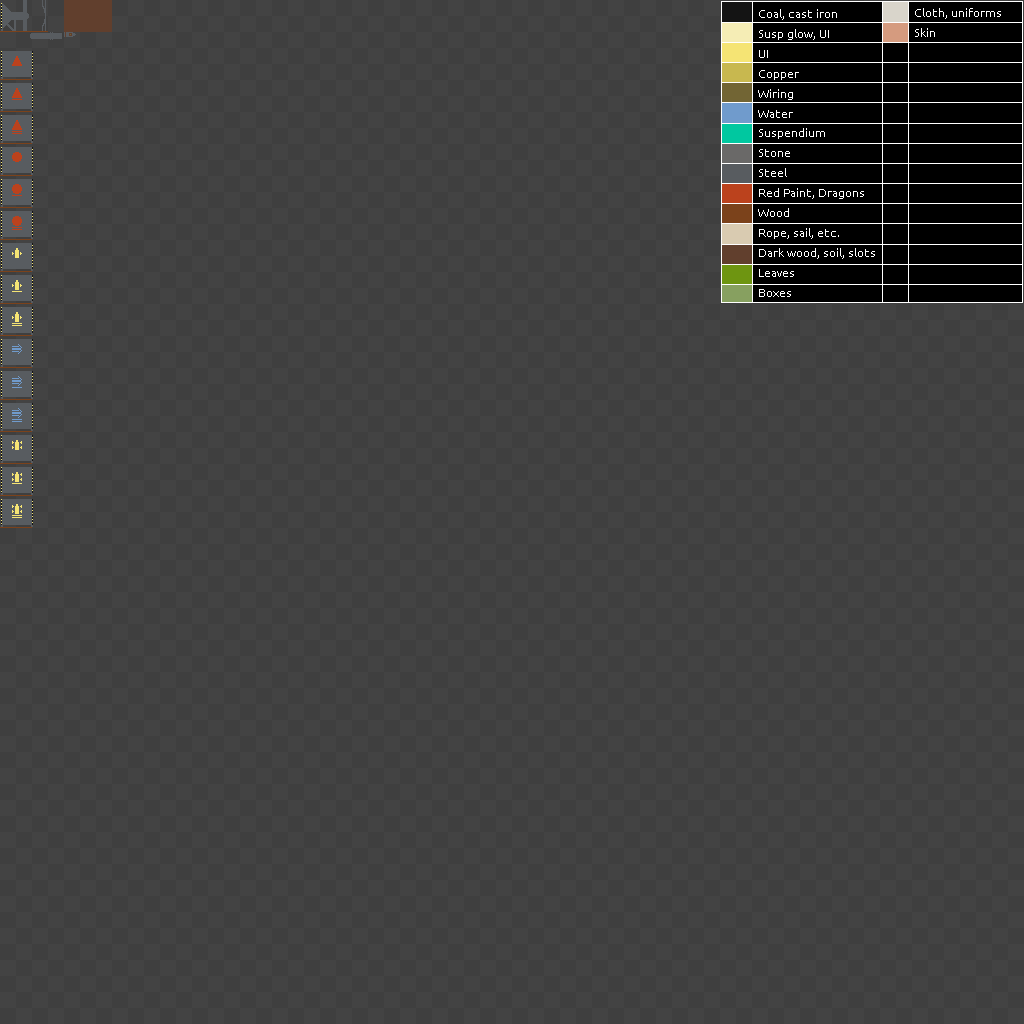
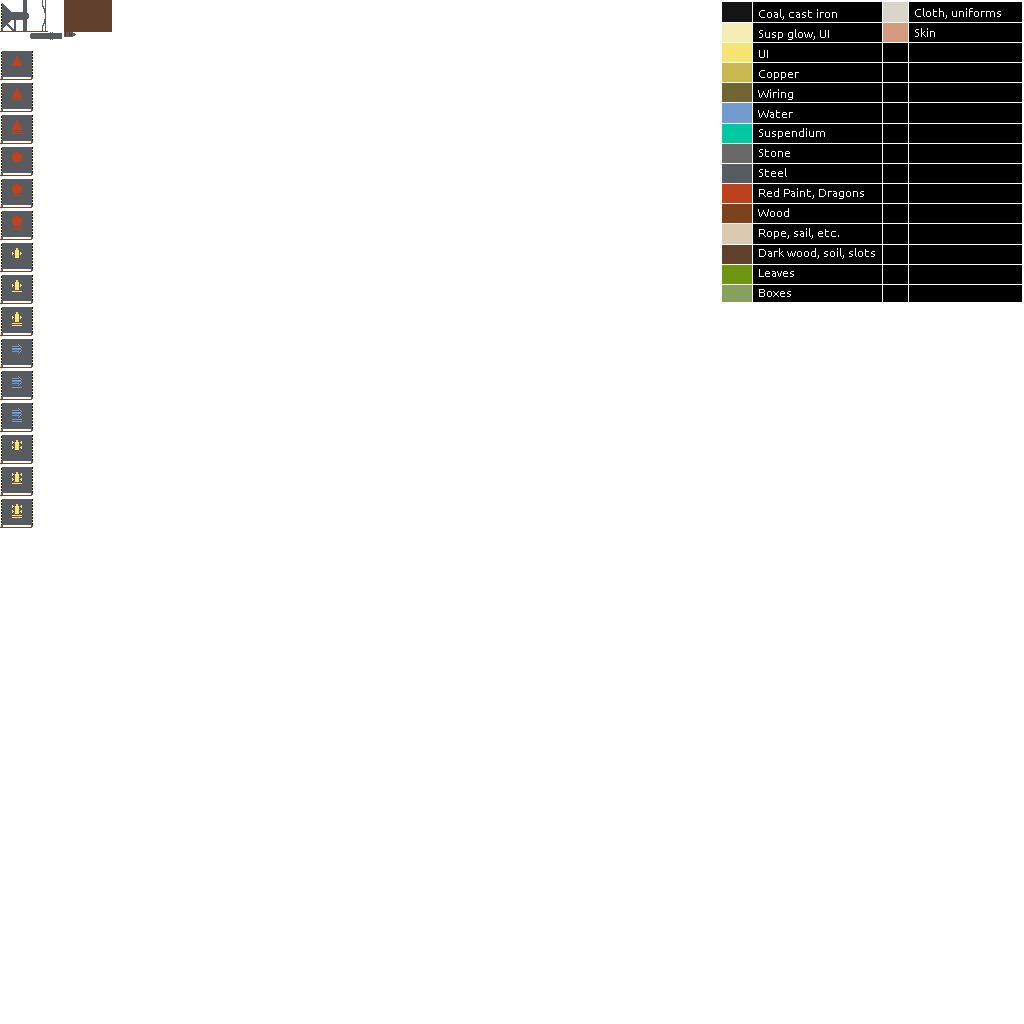
The second 1024px x 1024px image is a revision of the first. Changes to its layers:
hid "16x16 grid" over [left=0, top=0, right=1024, bottom=1024]
